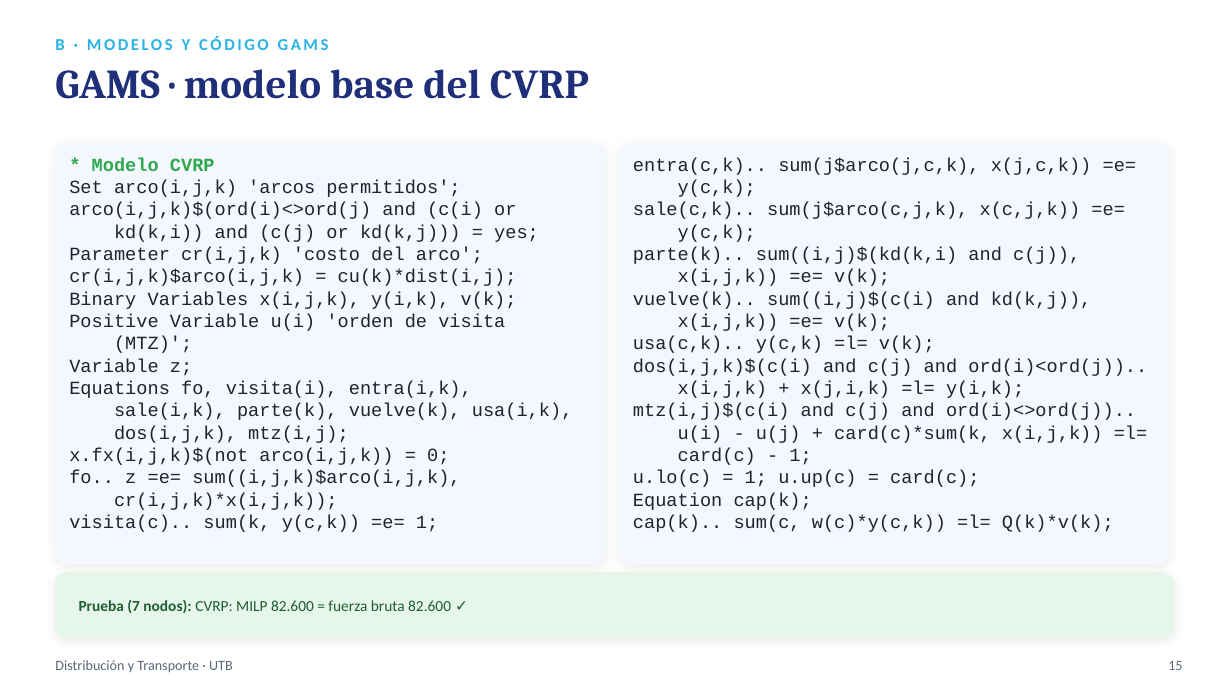
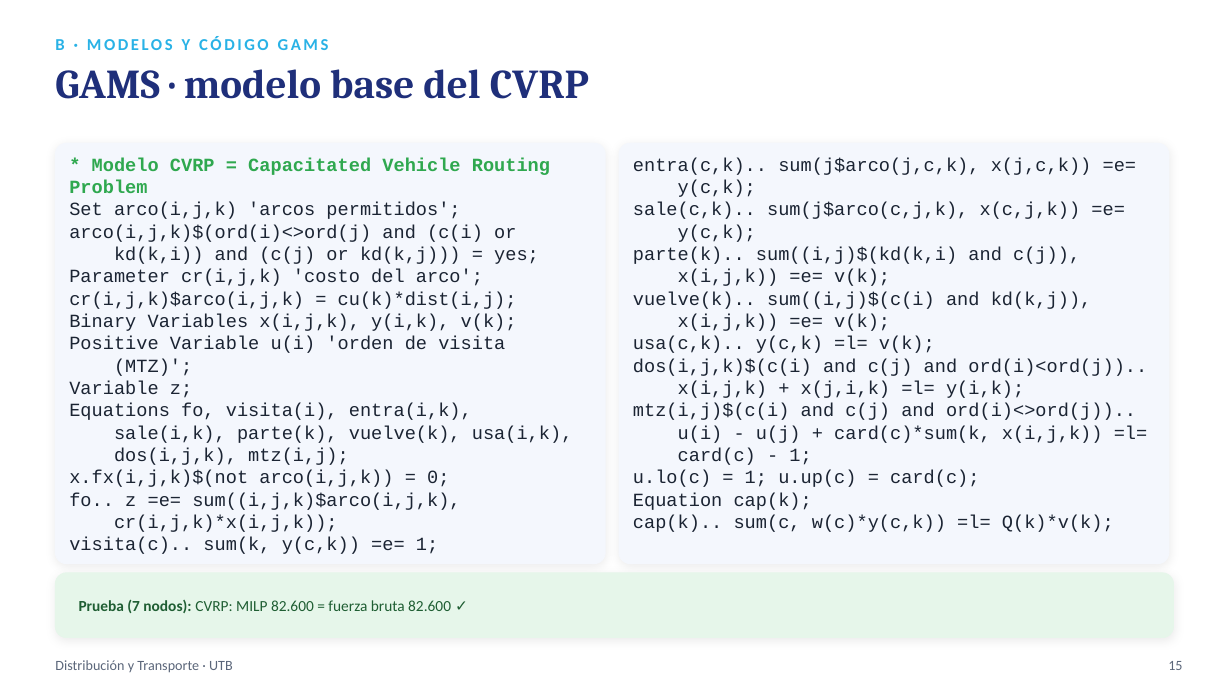
Before and after one commit to sebastianslg/grafosapp, a slide deck: slide 15 of Exposicion_Ruteo_de_Vehiculos.pptx. Drawn at 1232x693 pixels with LibreOffice and Linux fonts; fonts in the diff are those of the drawing. Boxes give left, top, right and bottom in pixels: in the first picture for what was removed or moved away, otherwise in the second. Text is boxed around its words. In the diff, an @@ line names an element or a change of style, - is before the commit and + after.

```diff
--- a/Exposicion_Ruteo_de_Vehiculos.pptx
+++ b/Exposicion_Ruteo_de_Vehiculos.pptx
@@ text at (69,158,550,193): text changed @@
-* Modelo CVRP
+* Modelo CVRP = Capacitated Vehicle Routing Problem
```
Also in this commit, not shown: 8 other slides changed, 4 other files.
